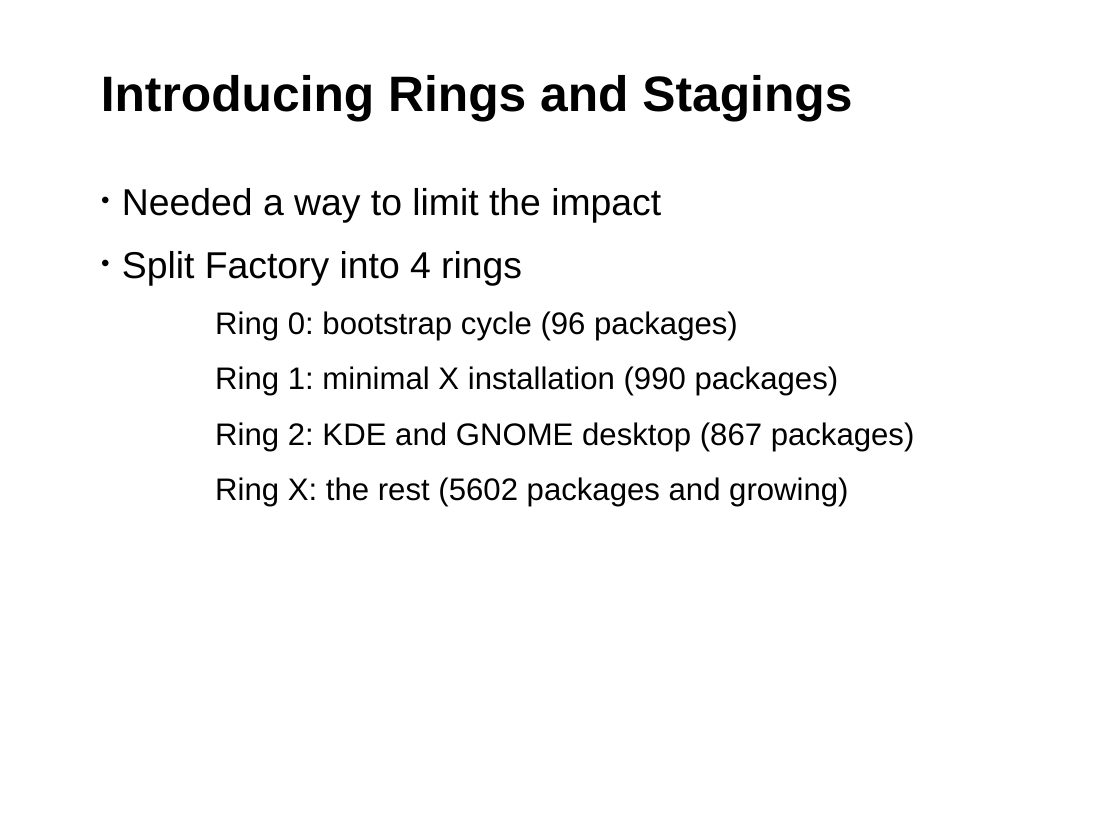
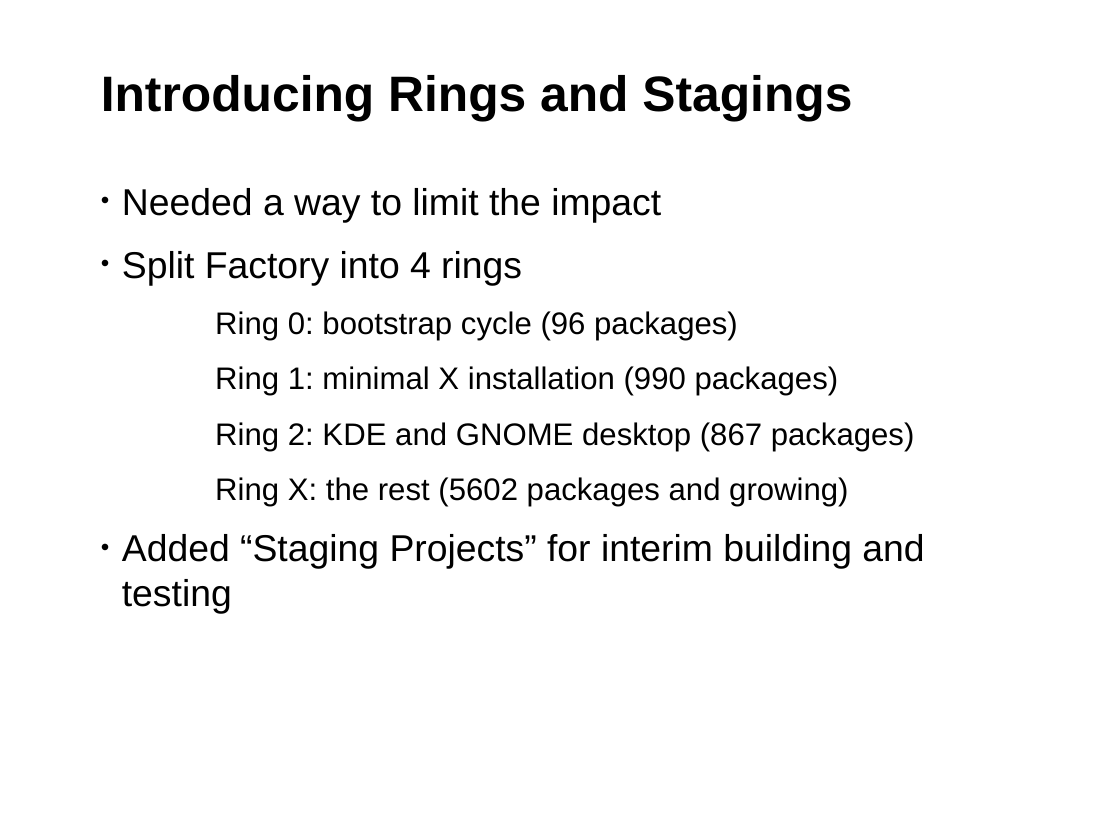
Before and after one commit to coolo/drunken-adventure, a slide deck: slide 12 of susecon2014/SUSEcon.odp (slide 10 before the commit). Drawn at 1120x840 pixels with LibreOffice and Linux fonts; fonts in the diff are those of the drawing; background and template pictures are left out. Boxes give left, top, right and bottom in pixels: in the first picture for what was removed or moved away, otherwise in the second. Text is boxed around its words. In the diff, an @@ line names an element or a change of style, - is before the commit and + after.

```diff
--- a/susecon2014/SUSEcon.odp
+++ b/susecon2014/SUSEcon.odp
@@ text at (122, 534, 924, 614): paragraph added @@
+• Added “Staging Projects” for interim building and testing
```
Also in this commit, not shown: 2 other slides changed, 4 slides added, 7 slides removed.
